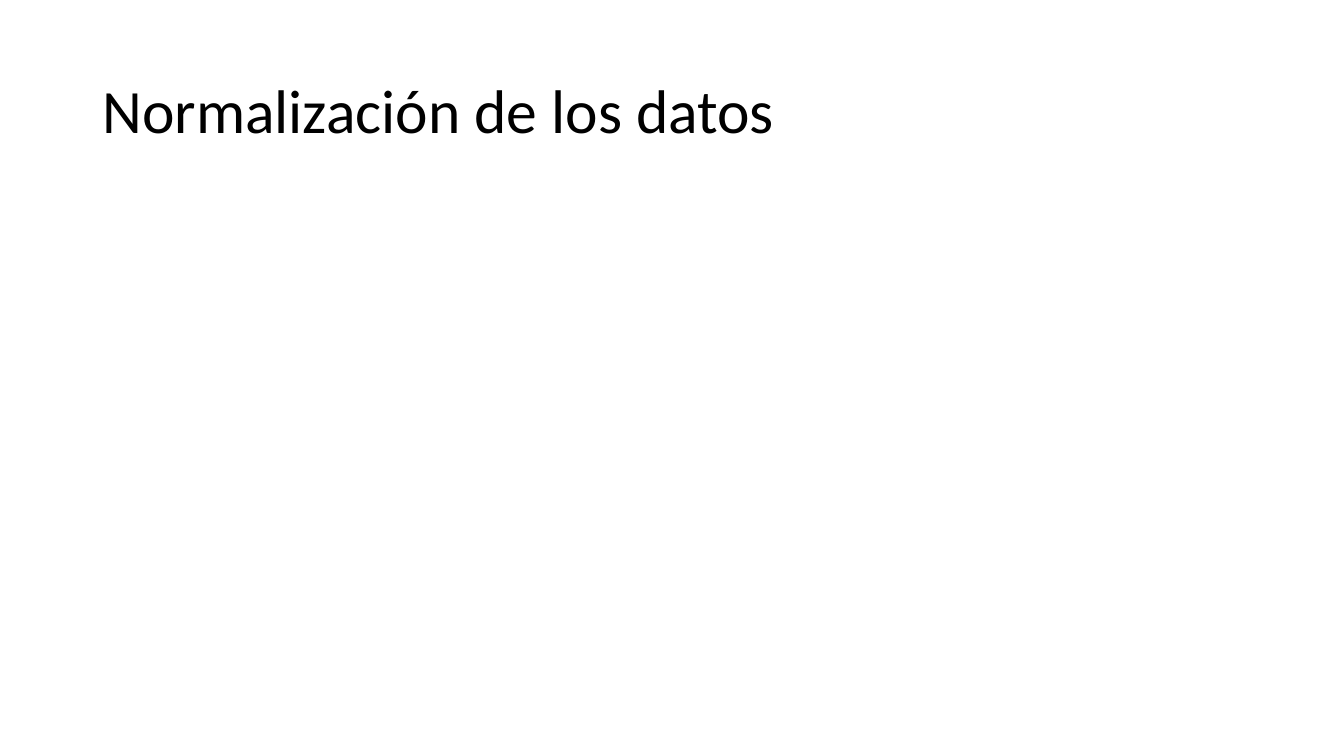
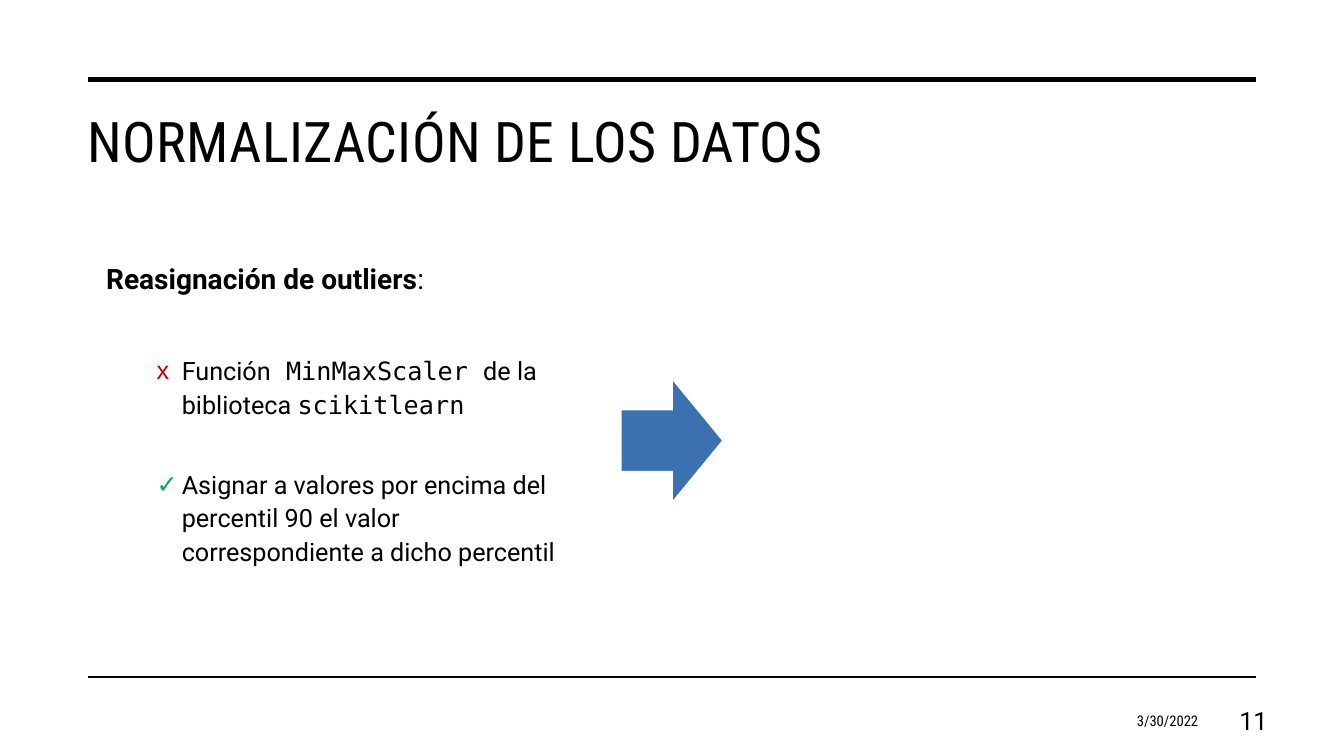
Before and after one commit to juanagsolano/content_based_filtering, a slide deck: slide 11 of report_files/Presentación del proyecto.pptx. Drawn at 1344x756 pixels with LibreOffice and Linux fonts; fonts in the diff are those of the drawing; grey boxes stand for pictures; background and template pictures are left out. Boxes give left, top, right and bottom in pixels: in the first picture for what was removed or moved away, otherwise in the second. Text is boxed around its words. In the diff, an @@ line names an element or a change of style, - is before the commit and + after.

```diff
--- a/report_files/Presentación del proyecto.pptx
+++ b/report_files/Presentación del proyecto.pptx
@@ line added from (89, 80) to (1256, 80), #000000 3.5 pt @@
@@ title "NORMALIZACIÓN DE LOS DATOS" at bbox=[87, 111, 823, 163]: vertical alignment middle to top @@
@@ title at bbox=[87, 111, 823, 163]: text changed; size 44 to 40 pt; font Calibri to Roboto Condensed @@
-Normalización de los datos
+NORMALIZACIÓN DE LOS DATOS
@@ text added at bbox=[106, 268, 555, 566], 18 pt, text #000000 @@
+Reasignación de outliers:
+  х Función MinMaxScaler de la biblioteca scikitlearn
+  ✓ Asignar a valores por encima del percentil 90 el valor correspondiente a dicho percentil
@@ right arrow added at bbox=[621, 378, 724, 503], fill #3B70B1, outline #FFFFFF 1.5 pt @@
@@ line added from (89, 678) to (1256, 678), #000000 1 pt @@
@@ text added at bbox=[1137, 715, 1198, 727], 10.5 pt, text #000000 @@
+3/30/2022
@@ page number added at bbox=[1239, 712, 1267, 730], 18 pt, text #000000 @@
+11
```
Also in this commit, not shown: 12 other slides changed, 7 slides added, 5 slides removed, 2 other files.
